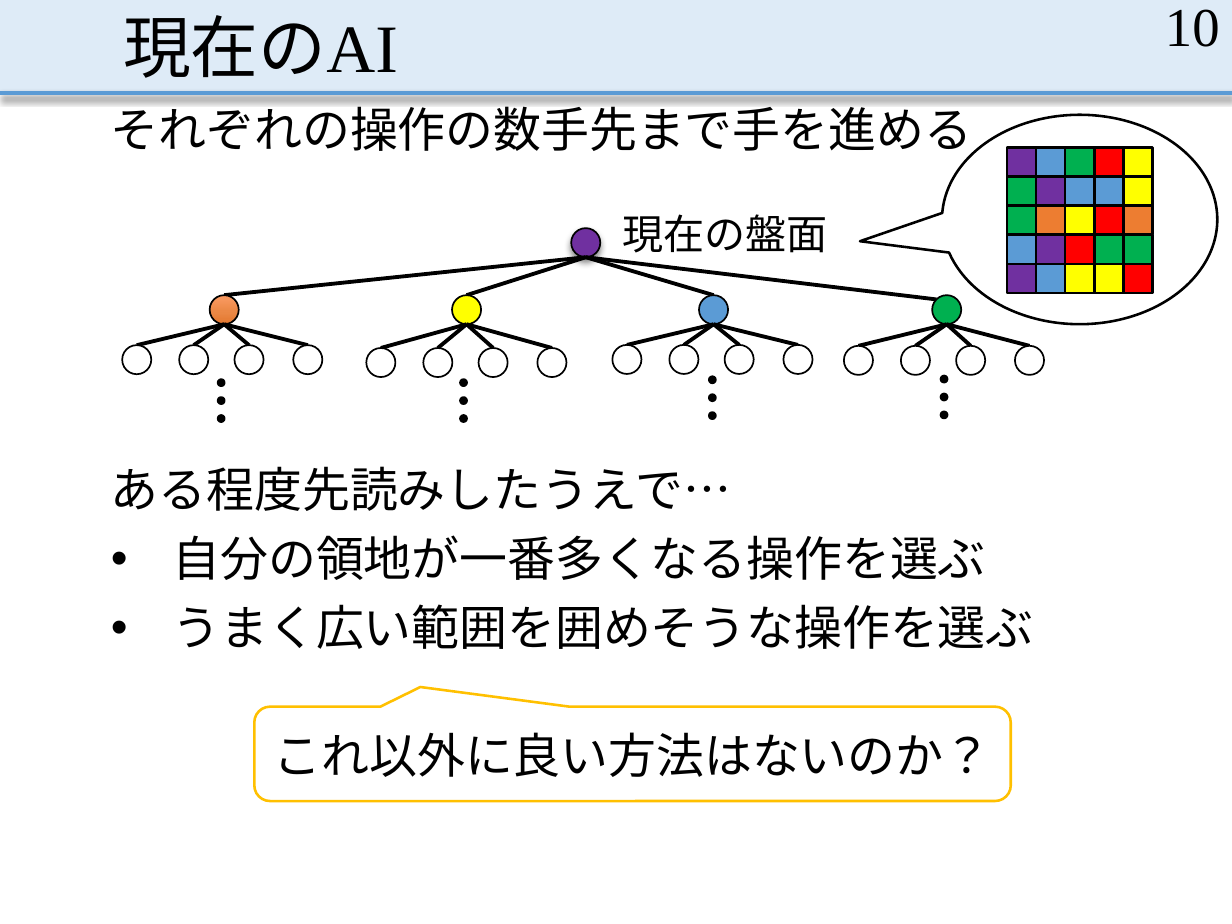
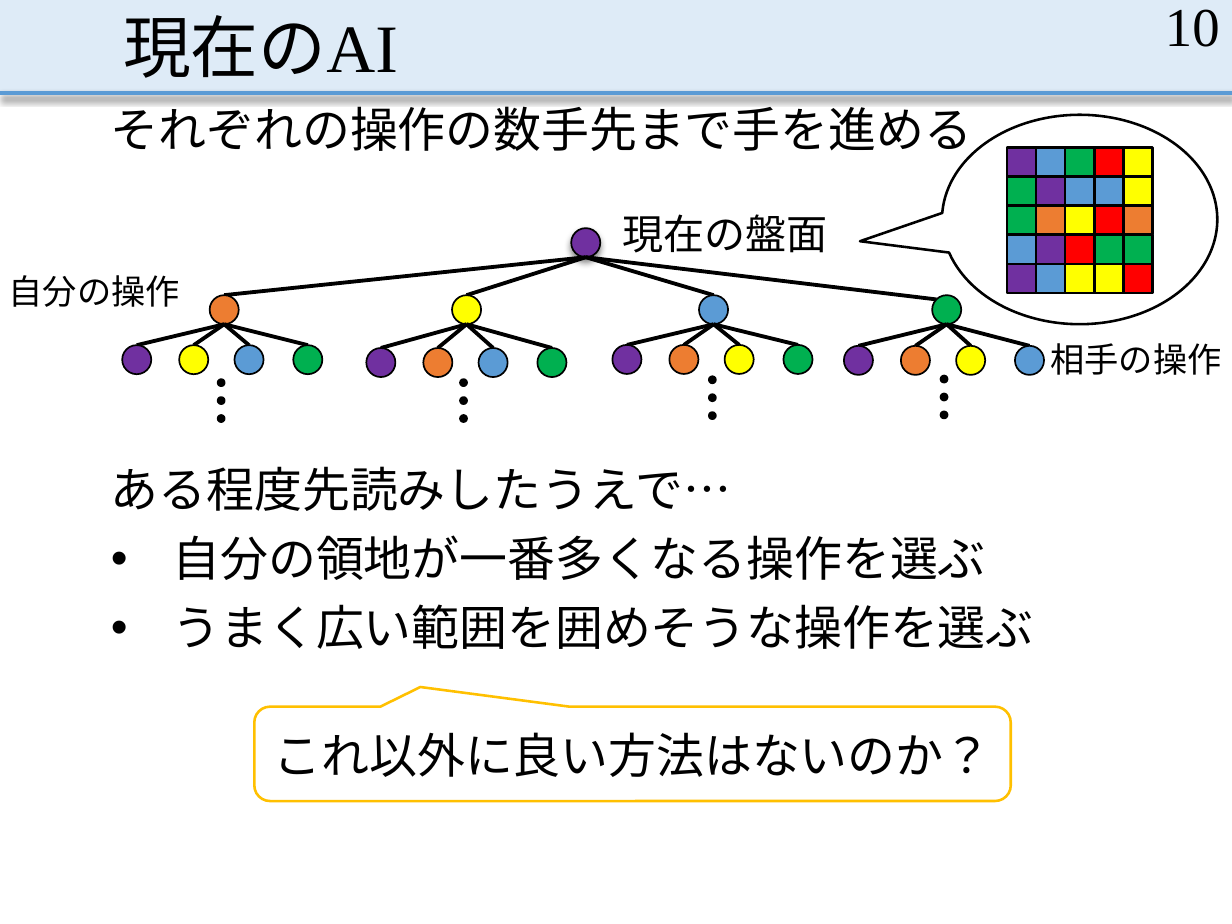
Before and after one commit to MasayaOda/SR, a slide deck: slide 10 of 中間発表.pptx. Drawn at 1232x924 pixels with LibreOffice and Linux fonts; fonts in the diff are those of the drawing. Boxes give left, top, right and bottom in pixels: in the first picture for what was removed or moved away, otherwise in the second. Text is boxed around its words. In the diff, an @@ line names an element or a change of style, - is before the commit and + after.

```diff
--- a/中間発表.pptx
+++ b/中間発表.pptx
@@ text added at [8,275,179,307], 20 pt, text #000000 @@
+自分の操作
@@ ellipse at [209,296,239,325]: fill gradient #FB9B64 to #EB8844 to #E3782F to #ED7D31 @@
@@ fill #FFFFFF to #00B050 in 3 elements at [293,345,323,375], [537,347,567,377], [784,345,813,375] @@
@@ fill #FFFFFF to #7030A0 in 4 elements at [122,345,152,375], [366,347,395,377], [612,345,642,375], [844,346,873,376] @@
@@ fill #FFFFFF to #ED7D31 in 3 elements at [424,347,453,377], [669,345,699,375], [901,346,930,376] @@
@@ fill #FFFFFF to #FFFF00 in 3 elements at [179,345,208,375], [724,345,754,375], [956,346,986,376] @@
@@ fill #FFFFFF to #5B9BD5 in 3 elements at [234,345,264,375], [478,347,508,377], [1015,346,1045,376] @@
@@ text added at [1050,343,1221,375], 20 pt, text #000000 @@
+相手の操作
```
Also in this commit, not shown: 9 other slides changed.
